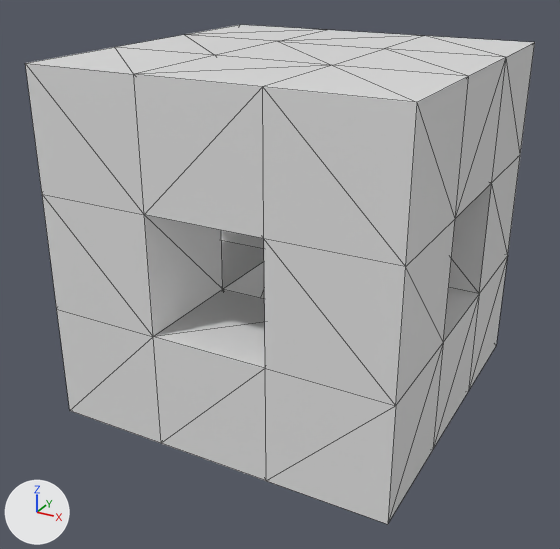
What one commit did to the Blender file assets/models/ground1/ground1.blend.
Before and after are seen from a 50 mm lens placed at (5.87, -11.41, 4.73), pointed at (-0.15, -0.46, -0.74). Lighting does not change. The marker at lower left points along +X, +Y and +Z. Mesh edges are drawn as thin lines.

Script lines for the objects in view, before the commit:
```python
me_cube = bpy.data.meshes.new('Cube')
me_cube.from_pydata(...)  # 64 vertices, 156 faces; spans x -3.0..3.0, y -3.0..3.0, z -3.0..3.0
me_cube.materials.append(mat_material)  # white #e7e7e7
ob_cube = bpy.data.objects.new('Cube', me_cube)
ob_cube.location = (0.0, 0.0, 0.0)
```
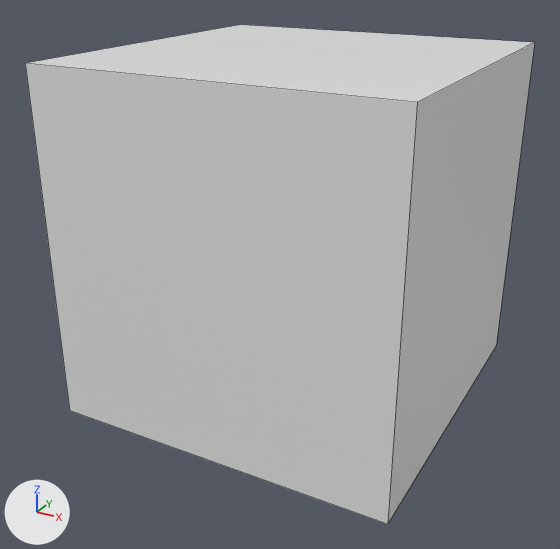
Commit message: Changed Ground 1

What changed in the scene script:
```text
Change me_cube:
    used by ob_cube; location = (0.0, 0.0, 0.0)
    remove me_cube.from_pydata(...)  # 64 vertices, 156 faces; spans x -3.0..3.0, y -3.0..3.0, z -3.0..3.0
    add me_cube.from_pydata(...)  # 8 vertices, 6 faces; spans x -1.0..1.0, y -1.0..1.0, z -1.0..1.0
    me_cube part 1
    56 vertices are removed from x -3.0..3.0, y -3.0..3.0, z -3.0..3.0
    156 faces are deleted
    6 new faces join them
Change ob_cube:
    ob_cube.scale: (1.0, 1.0, 1.0) -> (3.0, 3.0, 3.0)
```

What differs and where, as boxes [x1, y1, x2, y2] in the pictures (560 x 549 px):
'Cube', reshaped, rescaled: [25, 25, 535, 524] in both
